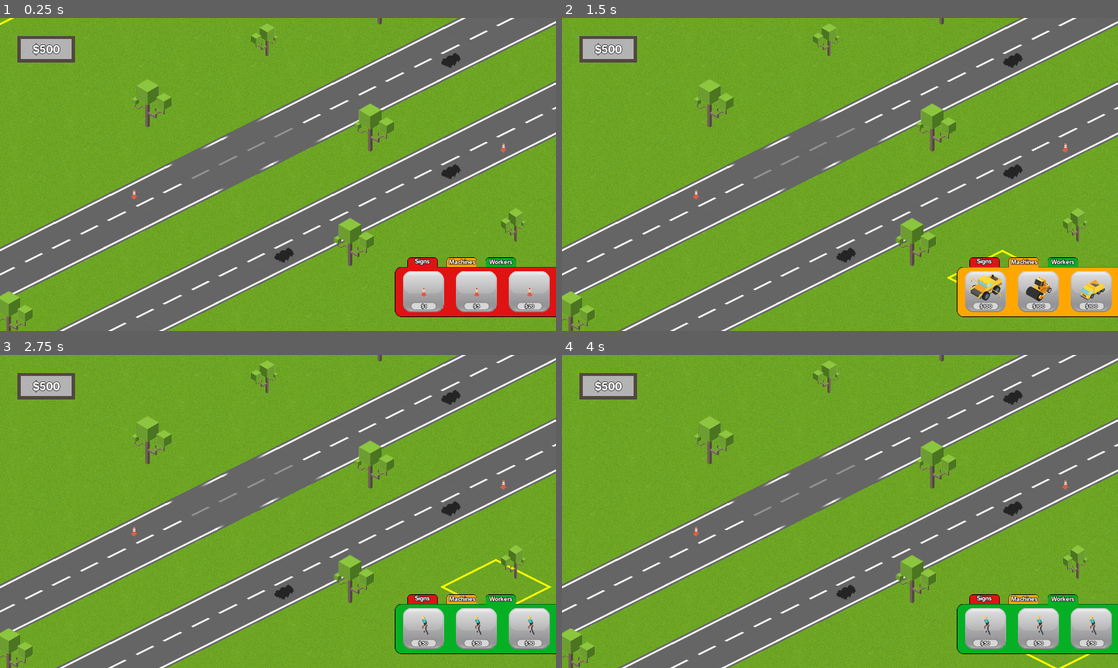
Above: before the commit, frames 1-4 (two rows, left to right).
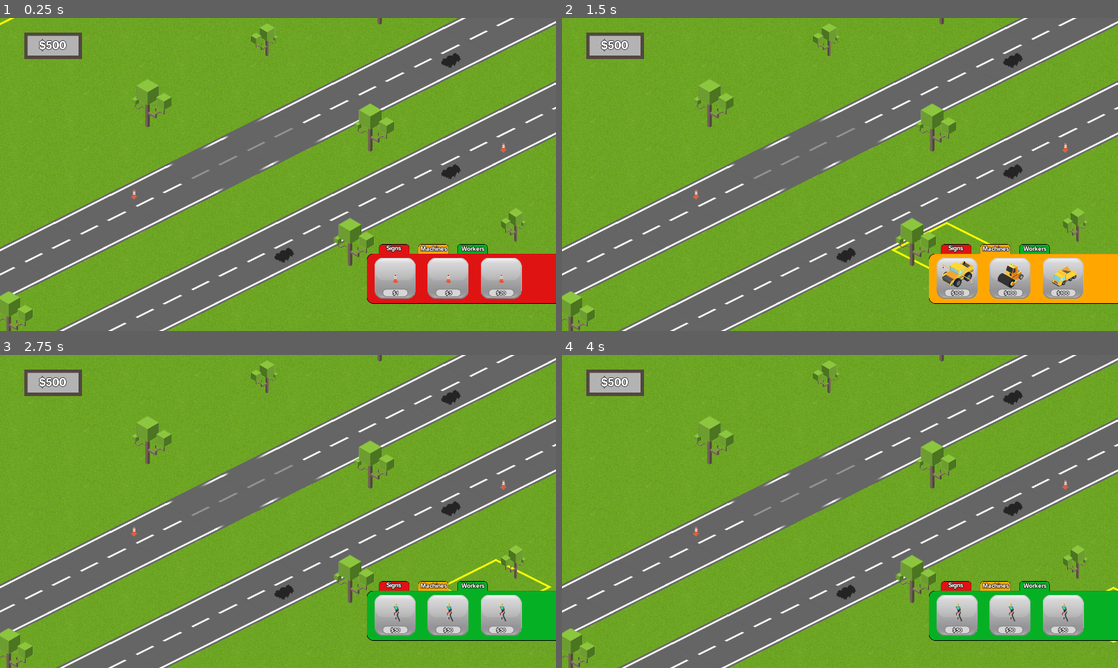
Above: after the commit, the same moments.

Repository: Machalord/Global-Game-Jam-2020
Game: Godot game, scene res://game.tscn
The game is run twice, just before and just after one commit, with the same random seed, the same clock (stepped at 60 frames per second) and the same inputs. The project has no main scene, so this scene is started directly.
Inputs:
- Up to frame 1 (0.25 s): no input
- Up to frame 2 (1.5 s): click "Signs" at 0.5 s; click "Machines" at 1.25 s
- Up to frame 3 (2.75 s): click "Workers" at 2 s
- Up to frame 4 (4 s): click "$50" at 2.75 s; click "$50" at 3.5 s

The runs differ from the first frame. In frame 1, 7.5% of the frame differs, in the area x 3-100%, y 4-96%; in frame 2, 7.7%; in frame 3, 7.5%; in frame 4, 7.6%.

Commit message:
auto

Diff:
--- a/auto.tscn
+++ b/auto.tscn
@@ -14,9 +14,7 @@
 [sub_resource type="CircleShape2D" id=3]
 radius = 26.3555
 
-[node name="auto" type="Sprite" groups=[
-"auto",
-]]
+[node name="auto" type="Sprite"]
 scale = Vector2( 0.443907, 0.443907 )
 texture = ExtResource( 2 )
 vframes = 6
--- a/game.tscn
+++ b/game.tscn
@@ -91,211 +91,218 @@
 [node name="cono2" parent="." instance=ExtResource( 4 )]
 position = Vector2( 1041.92, 333.632 )
 
-[node name="trees" type="Node2D" parent="."]
-position = Vector2( 791.898, 593.607 )
-scale = Vector2( 0.75, 0.75 )
-
-[node name="tree" type="Sprite" parent="trees"]
-position = Vector2( -125.625, -46.7786 )
-scale = Vector2( 1.33333, 1.33333 )
-z_index = 2
-texture = ExtResource( 5 )
-
-[node name="tree3" type="Sprite" parent="trees"]
-position = Vector2( -746.952, -472.633 )
-scale = Vector2( 1.33333, 1.33333 )
-z_index = 2
-texture = ExtResource( 5 )
-
-[node name="tree4" type="Sprite" parent="trees"]
-position = Vector2( -401.211, -667.323 )
-scale = Vector2( 0.900208, 0.913744 )
-z_index = 2
-texture = ExtResource( 5 )
-flip_h = true
-
-[node name="tree5" type="Sprite" parent="trees"]
-position = Vector2( 362.909, -99.392 )
-scale = Vector2( 0.821935, 0.939539 )
-z_index = 2
-texture = ExtResource( 5 )
-flip_h = true
-
-[node name="tree2" type="Sprite" parent="trees"]
-position = Vector2( -63.6253, -397.967 )
-scale = Vector2( 1.33333, 1.33333 )
-z_index = 2
-texture = ExtResource( 5 )
-
-[node name="tree10" type="Sprite" parent="trees"]
-position = Vector2( -1235.26, 528.587 )
-scale = Vector2( 1.33333, 1.33333 )
-z_index = 2
-texture = ExtResource( 5 )
-
-[node name="tree9" type="Sprite" parent="trees"]
-position = Vector2( -1856.58, 102.732 )
-scale = Vector2( 1.33333, 1.33333 )
-z_index = 2
-texture = ExtResource( 5 )
-
-[node name="tree8" type="Sprite" parent="trees"]
-position = Vector2( -1510.84, -91.9573 )
-scale = Vector2( 0.900208, 0.913744 )
-z_index = 2
-texture = ExtResource( 5 )
-flip_h = true
-
-[node name="tree7" type="Sprite" parent="trees"]
-position = Vector2( -746.724, 475.973 )
-scale = Vector2( 0.821935, 0.939539 )
-z_index = 2
-texture = ExtResource( 5 )
-flip_h = true
-
-[node name="tree6" type="Sprite" parent="trees"]
-position = Vector2( -1173.26, 177.399 )
-scale = Vector2( 1.33333, 1.33333 )
-z_index = 2
-texture = ExtResource( 5 )
-
-[node name="tree15" type="Sprite" parent="trees"]
-position = Vector2( -2121.14, 948.697 )
-scale = Vector2( 1.33333, 1.33333 )
-z_index = 2
-texture = ExtResource( 5 )
-
-[node name="tree14" type="Sprite" parent="trees"]
-position = Vector2( -2742.46, 522.84 )
-scale = Vector2( 1.33333, 1.33333 )
-z_index = 2
-texture = ExtResource( 5 )
-
-[node name="tree13" type="Sprite" parent="trees"]
-position = Vector2( -2396.72, 328.151 )
-scale = Vector2( 0.900208, 0.913744 )
-z_index = 2
-texture = ExtResource( 5 )
-flip_h = true
-
-[node name="tree12" type="Sprite" parent="trees"]
-position = Vector2( -1632.6, 896.084 )
-scale = Vector2( 0.821935, 0.939539 )
-z_index = 2
-texture = ExtResource( 5 )
-flip_h = true
-
-[node name="tree11" type="Sprite" parent="trees"]
-position = Vector2( -2059.14, 597.511 )
-scale = Vector2( 1.33333, 1.33333 )
-z_index = 2
-texture = ExtResource( 5 )
-
-[node name="tree20" type="Sprite" parent="trees"]
-position = Vector2( 586.736, -361.86 )
-scale = Vector2( 1.33333, 1.33333 )
-z_index = 2
-texture = ExtResource( 5 )
-
-[node name="tree19" type="Sprite" parent="trees"]
-position = Vector2( -34.596, -787.714 )
-scale = Vector2( 1.33333, 1.33333 )
-z_index = 2
-texture = ExtResource( 5 )
-
-[node name="tree18" type="Sprite" parent="trees"]
-position = Vector2( 311.149, -982.404 )
-scale = Vector2( 0.900208, 0.913744 )
-z_index = 2
-texture = ExtResource( 5 )
-flip_h = true
-
-[node name="tree17" type="Sprite" parent="trees"]
-position = Vector2( 1075.27, -414.473 )
-scale = Vector2( 0.821935, 0.939539 )
-z_index = 2
-texture = ExtResource( 5 )
-flip_h = true
-
-[node name="tree16" type="Sprite" parent="trees"]
-position = Vector2( 648.736, -713.047 )
-scale = Vector2( 1.33333, 1.33333 )
-z_index = 2
-texture = ExtResource( 5 )
-
-[node name="tree25" type="Sprite" parent="trees"]
-position = Vector2( 1472.62, -804.799 )
-scale = Vector2( 1.33333, 1.33333 )
-z_index = 2
-texture = ExtResource( 5 )
-
-[node name="tree24" type="Sprite" parent="trees"]
-position = Vector2( 851.283, -1230.65 )
-scale = Vector2( 1.33333, 1.33333 )
-z_index = 2
-texture = ExtResource( 5 )
-
-[node name="tree23" type="Sprite" parent="trees"]
-position = Vector2( 1197.03, -1425.34 )
-scale = Vector2( 0.900208, 0.913744 )
-z_index = 2
-texture = ExtResource( 5 )
-flip_h = true
-
-[node name="tree22" type="Sprite" parent="trees"]
-position = Vector2( 1961.15, -857.413 )
-scale = Vector2( 0.821935, 0.939539 )
-z_index = 2
-texture = ExtResource( 5 )
-flip_h = true
-
-[node name="tree21" type="Sprite" parent="trees"]
-position = Vector2( 1534.62, -1155.99 )
-scale = Vector2( 1.33333, 1.33333 )
-z_index = 2
-texture = ExtResource( 5 )
-
-[node name="CameraControl" type="Node2D" parent="."]
+[node name="tree" type="Sprite" parent="."]
+position = Vector2( 697.679, 558.523 )
+z_index = 2
+texture = ExtResource( 5 )
+
+[node name="tree3" type="Sprite" parent="."]
+position = Vector2( 231.684, 239.132 )
+z_index = 2
+texture = ExtResource( 5 )
+
+[node name="tree4" type="Sprite" parent="."]
+position = Vector2( 490.99, 93.1149 )
+scale = Vector2( 0.675156, 0.685308 )
+z_index = 2
+texture = ExtResource( 5 )
+flip_h = true
+
+[node name="tree5" type="Sprite" parent="."]
+position = Vector2( 1064.08, 519.063 )
+scale = Vector2( 0.616451, 0.704654 )
+z_index = 2
+texture = ExtResource( 5 )
+flip_h = true
+
+[node name="tree2" type="Sprite" parent="."]
+position = Vector2( 744.179, 295.132 )
+z_index = 2
+texture = ExtResource( 5 )
+
+[node name="tree10" type="Sprite" parent="."]
+position = Vector2( -134.545, 990.047 )
+z_index = 2
+texture = ExtResource( 5 )
+
+[node name="tree9" type="Sprite" parent="."]
+position = Vector2( -600.54, 670.656 )
+z_index = 2
+texture = ExtResource( 5 )
+
+[node name="tree8" type="Sprite" parent="."]
+position = Vector2( -341.235, 524.639 )
+scale = Vector2( 0.675156, 0.685308 )
+z_index = 2
+texture = ExtResource( 5 )
+flip_h = true
+
+[node name="tree7" type="Sprite" parent="."]
+position = Vector2( 231.855, 950.587 )
+scale = Vector2( 0.616451, 0.704654 )
+z_index = 2
+texture = ExtResource( 5 )
+flip_h = true
+
+[node name="tree6" type="Sprite" parent="."]
+position = Vector2( -88.0455, 726.656 )
+z_index = 2
+texture = ExtResource( 5 )
+
+[node name="tree15" type="Sprite" parent="."]
+position = Vector2( -798.955, 1305.13 )
+z_index = 2
+texture = ExtResource( 5 )
+
+[node name="tree14" type="Sprite" parent="."]
+position = Vector2( -1264.95, 985.737 )
+z_index = 2
+texture = ExtResource( 5 )
+
+[node name="tree13" type="Sprite" parent="."]
+position = Vector2( -1005.64, 839.72 )
+scale = Vector2( 0.675156, 0.685308 )
+z_index = 2
+texture = ExtResource( 5 )
+flip_h = true
+
+[node name="tree12" type="Sprite" parent="."]
+position = Vector2( -432.554, 1265.67 )
+scale = Vector2( 0.616451, 0.704654 )
+z_index = 2
+texture = ExtResource( 5 )
+flip_h = true
+
+[node name="tree11" type="Sprite" parent="."]
+position = Vector2( -752.455, 1041.74 )
+z_index = 2
+texture = ExtResource( 5 )
+
+[node name="tree20" type="Sprite" parent="."]
+position = Vector2( 1231.95, 322.212 )
+z_index = 2
+texture = ExtResource( 5 )
+
+[node name="tree19" type="Sprite" parent="."]
+position = Vector2( 765.951, 2.82141 )
+z_index = 2
+texture = ExtResource( 5 )
+
+[node name="tree18" type="Sprite" parent="."]
+position = Vector2( 1025.26, -143.196 )
+scale = Vector2( 0.675156, 0.685308 )
+z_index = 2
+texture = ExtResource( 5 )
+flip_h = true
+
+[node name="tree17" type="Sprite" parent="."]
+position = Vector2( 1598.35, 282.752 )
+scale = Vector2( 0.616451, 0.704654 )
+z_index = 2
+texture = ExtResource( 5 )
+flip_h = true
+
+[node name="tree16" type="Sprite" parent="."]
+position = Vector2( 1278.45, 58.8214 )
+z_index = 2
+texture = ExtResource( 5 )
+
+[node name="tree25" type="Sprite" parent="."]
+position = Vector2( 1896.36, -9.99245 )
+z_index = 2
+texture = ExtResource( 5 )
+
+[node name="tree24" type="Sprite" parent="."]
+position = Vector2( 1430.36, -329.383 )
+z_index = 2
+texture = ExtResource( 5 )
+
+[node name="tree23" type="Sprite" parent="."]
+position = Vector2( 1689.67, -475.4 )
+scale = Vector2( 0.675156, 0.685308 )
+z_index = 2
+texture = ExtResource( 5 )
+flip_h = true
+
+[node name="tree22" type="Sprite" parent="."]
+position = Vector2( 2262.76, -49.4524 )
+scale = Vector2( 0.616451, 0.704654 )
+z_index = 2
+texture = ExtResource( 5 )
+flip_h = true
+
+[node name="tree21" type="Sprite" parent="."]
+position = Vector2( 1942.86, -273.383 )
+z_index = 2
+texture = ExtResource( 5 )
+
+[node name="Node2D" type="Node2D" parent="."]
 position = Vector2( 522.385, 402.602 )
 script = ExtResource( 6 )
 
-[node name="AreaIzq" type="Area2D" parent="CameraControl"]
+[node name="AreaIzq" type="Area2D" parent="Node2D"]
 position = Vector2( -602.602, -48.2965 )
 
-[node name="CollisionShape2D" type="CollisionShape2D" parent="CameraControl/AreaIzq"]
+[node name="CollisionShape2D" type="CollisionShape2D" parent="Node2D/AreaIzq"]
 position = Vector2( 0, 47.3123 )
 shape = SubResource( 1 )
 
-[node name="AreaDer" type="Area2D" parent="CameraControl"]
+[node name="AreaDer" type="Area2D" parent="Node2D"]
 position = Vector2( -3.63156, -0.984131 )
 
-[node name="CollisionShape2D" type="CollisionShape2D" parent="CameraControl/AreaDer"]
+[node name="CollisionShape2D" type="CollisionShape2D" parent="Node2D/AreaDer"]
 position = Vector2( 592.092, -9.76062 )
 shape = SubResource( 2 )
 
-[node name="Areaup" type="Area2D" parent="CameraControl"]
+[node name="Areaup" type="Area2D" parent="Node2D"]
 position = Vector2( -3.63156, -0.984131 )
 
-[node name="CollisionShape2D" type="CollisionShape2D" parent="CameraControl/Areaup"]
-position = Vector2( -4.32611, 315.236 )
-
+[node name="CollisionShape2D" type="CollisionShape2D" parent="Node2D/Areaup"]
+position = Vector2( 6.22235, 281.833 )
 shape = SubResource( 3 )
 
-[node name="Areadown" type="Area2D" parent="CameraControl"]
+[node name="Areadown" type="Area2D" parent="Node2D"]
 position = Vector2( -3.63156, -0.984131 )
 
-[node name="CollisionShape2D" type="CollisionShape2D" parent="CameraControl/Areadown"]
+[node name="CollisionShape2D" type="CollisionShape2D" parent="Node2D/Areadown"]
 position = Vector2( 0, -319.391 )
 shape = SubResource( 4 )
 
-[node name="Camera2D" type="Camera2D" parent="CameraControl"]
+[node name="Camera2D" type="Camera2D" parent="Node2D"]
 current = true
 editor_draw_screen = false
 editor_draw_limits = true
 
-[node name="Hud" parent="CameraControl" instance=ExtResource( 10 )]
-position = Vector2( -640, -360 )
-z_index = 20
+[node name="Hud" parent="Node2D" instance=ExtResource( 10 )]
+position = Vector2( -654.165, -402.602 )
+z_index = 7
+
+[node name="money" parent="Node2D/Hud" index="0"]
+margin_left = 69.9999
+margin_top = 76.0
+margin_right = 247.0
+margin_bottom = 157.0
+
+[node name="money_label" parent="Node2D/Hud" index="1"]
+margin_left = 67.8356
+margin_top = 74.6966
+margin_right = 201.835
+margin_bottom = 136.697
+
+[node name="panels" parent="Node2D/Hud" index="2"]
+margin_left = 821.028
+margin_top = 563.312
+margin_right = 821.028
+margin_bottom = 563.312
+
+[node name="panel_buttons" parent="Node2D/Hud" index="3"]
+position = Vector2( 821.029, 44.3121 )
+
+[node name="buttons" parent="Node2D/Hud" index="4"]
+margin_left = 821.029
+margin_top = 44.3121
+margin_right = 861.029
+margin_bottom = 84.3121
 
 [node name="peaje2" parent="." instance=ExtResource( 9 )]
 position = Vector2( -1332.82, 1223.44 )
@@ -351,23 +358,25 @@
 
 [node name="CollisionShape2D" type="CollisionShape2D" parent="Area2D2"]
 shape = SubResource( 10 )
-[connection signal="area_entered" from="CameraControl/AreaIzq" to="CameraControl" method="_on_AreaIzq_area_entered"]
-[connection signal="area_exited" from="CameraControl/AreaIzq" to="CameraControl" method="_on_AreaIzq_area_exited"]
-[connection signal="mouse_entered" from="CameraControl/AreaIzq" to="CameraControl" method="_on_AreaIzq_mouse_entered"]
-[connection signal="mouse_exited" from="CameraControl/AreaIzq" to="CameraControl" method="_on_AreaIzq_mouse_exited"]
-[connection signal="area_entered" from="CameraControl/AreaDer" to="CameraControl" method="_on_AreaDer_area_entered"]
-[connection signal="area_exited" from="CameraControl/AreaDer" to="CameraControl" method="_on_AreaDer_area_exited"]
-[connection signal="mouse_entered" from="CameraControl/AreaDer" to="CameraControl" method="_on_AreaDer_mouse_entered"]
-[connection signal="mouse_exited" from="CameraControl/AreaDer" to="CameraControl" method="_on_AreaDer_mouse_exited"]
-[connection signal="area_entered" from="CameraControl/Areaup" to="CameraControl" method="_on_Areaup_area_entered"]
-[connection signal="area_exited" from="CameraControl/Areaup" to="CameraControl" method="_on_Areaup_area_exited"]
-[connection signal="mouse_entered" from="CameraControl/Areaup" to="CameraControl" method="_on_Areaup_mouse_entered"]
-[connection signal="mouse_exited" from="CameraControl/Areaup" to="CameraControl" method="_on_Areaup_mouse_exited"]
-[connection signal="area_entered" from="CameraControl/Areadown" to="CameraControl" method="_on_Areadown_area_entered"]
-[connection signal="area_exited" from="CameraControl/Areadown" to="CameraControl" method="_on_Areadown_area_exited"]
-[connection signal="mouse_entered" from="CameraControl/Areadown" to="CameraControl" method="_on_Areadown_mouse_entered"]
-[connection signal="mouse_exited" from="CameraControl/Areadown" to="CameraControl" method="_on_Areadown_mouse_exited"]
+[connection signal="area_entered" from="Node2D/AreaIzq" to="Node2D" method="_on_AreaIzq_area_entered"]
+[connection signal="area_exited" from="Node2D/AreaIzq" to="Node2D" method="_on_AreaIzq_area_exited"]
+[connection signal="mouse_entered" from="Node2D/AreaIzq" to="Node2D" method="_on_AreaIzq_mouse_entered"]
+[connection signal="mouse_exited" from="Node2D/AreaIzq" to="Node2D" method="_on_AreaIzq_mouse_exited"]
+[connection signal="area_entered" from="Node2D/AreaDer" to="Node2D" method="_on_AreaDer_area_entered"]
+[connection signal="area_exited" from="Node2D/AreaDer" to="Node2D" method="_on_AreaDer_area_exited"]
+[connection signal="mouse_entered" from="Node2D/AreaDer" to="Node2D" method="_on_AreaDer_mouse_entered"]
+[connection signal="mouse_exited" from="Node2D/AreaDer" to="Node2D" method="_on_AreaDer_mouse_exited"]
+[connection signal="area_entered" from="Node2D/Areaup" to="Node2D" method="_on_Areaup_area_entered"]
+[connection signal="area_exited" from="Node2D/Areaup" to="Node2D" method="_on_Areaup_area_exited"]
+[connection signal="mouse_entered" from="Node2D/Areaup" to="Node2D" method="_on_Areaup_mouse_entered"]
+[connection signal="mouse_exited" from="Node2D/Areaup" to="Node2D" method="_on_Areaup_mouse_exited"]
+[connection signal="area_entered" from="Node2D/Areadown" to="Node2D" method="_on_Areadown_area_entered"]
+[connection signal="area_exited" from="Node2D/Areadown" to="Node2D" method="_on_Areadown_area_exited"]
+[connection signal="mouse_entered" from="Node2D/Areadown" to="Node2D" method="_on_Areadown_mouse_entered"]
+[connection signal="mouse_exited" from="Node2D/Areadown" to="Node2D" method="_on_Areadown_mouse_exited"]
 
 [editable path="peaje3"]
 
 [editable path="peaje4"]
+
+[editable path="Node2D/Hud"]
